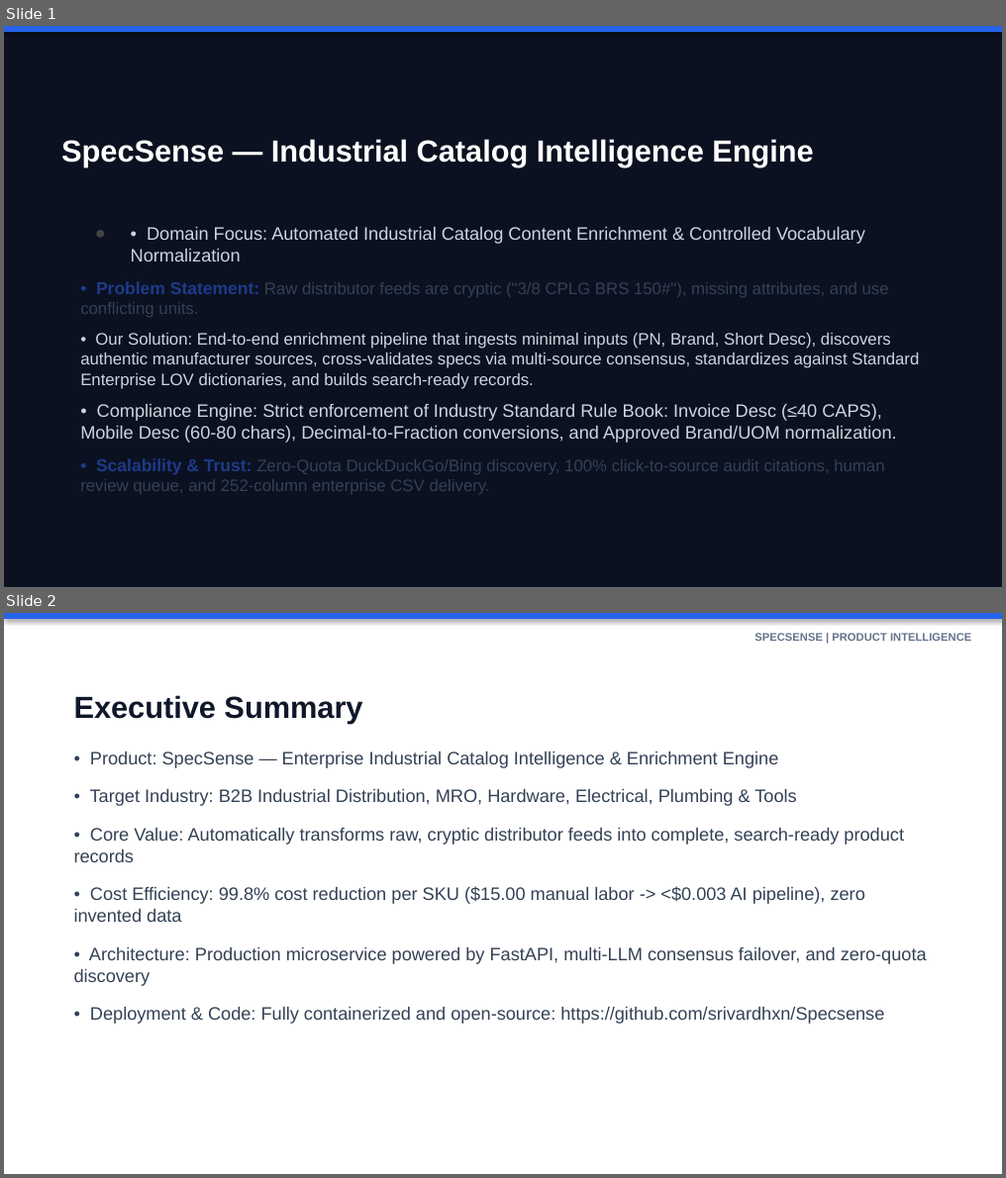
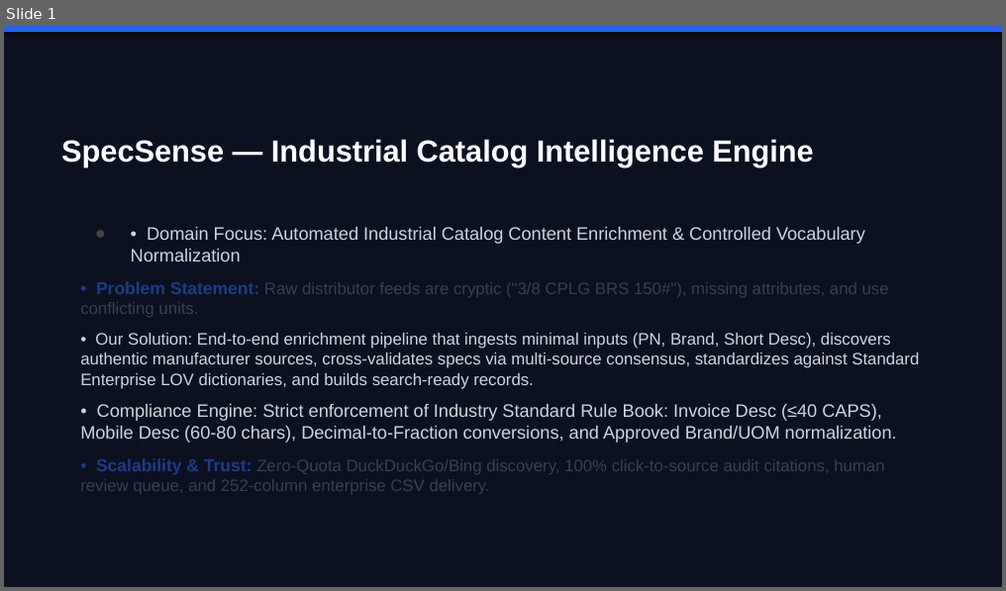
Before and after one commit to srivardhxn/Specsense-unihack-, a slide deck: SpecSense_Clean_Presentation.pptx. Shown one above the other, each under a label of ours: slides 1 and 2 before the commit, slide 1 after it. The pictures are 1006x1178 and 1006x591 pixels, drawn with LibreOffice and Linux fonts; fonts in the diff are those of the drawing. Boxes give left, top, right and bottom in pixels: in the first picture for what was removed or moved away, otherwise in the second. Text is boxed around its words. In the diff, an @@ line names an element or a change of style, - is before the commit and + after.

```diff
--- a/SpecSense_Clean_Presentation.pptx
+++ b/SpecSense_Clean_Presentation.pptx
@@ slide 2 removed at <box>4,613,1002,1174</box>, background #FFFFFF @@
@@ rectangle removed at <box>4,613,1002,619</box> @@
@@ text removed at <box>754,633,971,641</box> @@
-SPECSENSE | PRODUCT INTELLIGENCE
@@ text removed at <box>74,695,927,1024</box> @@
-Executive Summary
-• Product: SpecSense — Enterprise Industrial Catalog Intelligence & Enrichment Engine
-• Target Industry: B2B Industrial Distribution, MRO, Hardware, Electrical, Plumbing & Tools
-• Core Value: Automatically transforms raw, cryptic distributor feeds into complete, search-ready product records
-• Cost Efficiency: 99.8% cost reduction per SKU ($15.00 manual labor -> <$0.003 AI pipeline), zero invented data
-• Architecture: Production microservice powered by FastAPI, multi-LLM consensus failover, and zero-quota discovery
-• Deployment & Code: Fully containerized and open-source: https://github.com/srivardhxn/Specsense
```
Also in this commit, not shown: 1 slide changed, 1 slide added, 1 other file.
